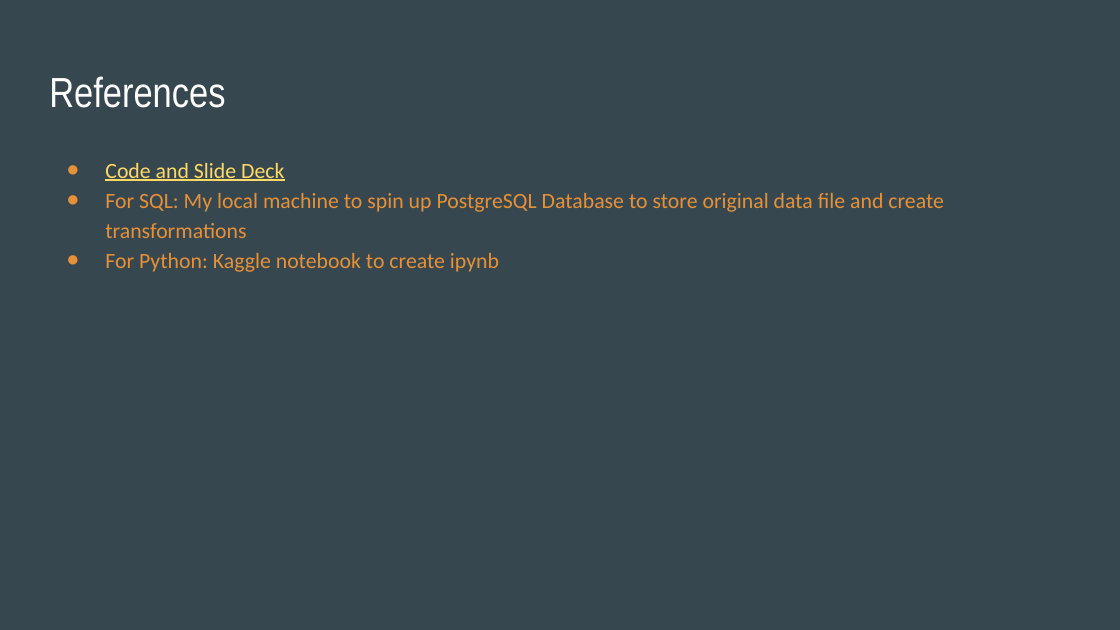
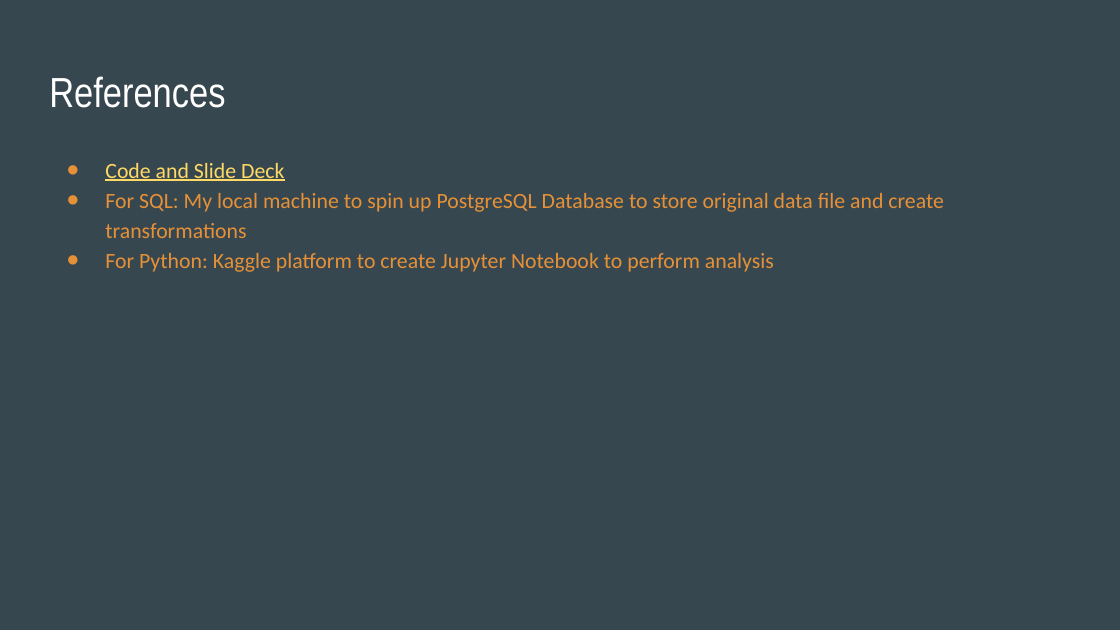
Before and after one commit to mindyng/Take-Homes, a slide deck: slide 14 of Welocalize/Senior_Data_Analyst/Welocalize Case Study Slide Deck.pptx. Drawn at 1120x630 pixels with LibreOffice and Linux fonts; fonts in the diff are those of the drawing. Boxes give left, top, right and bottom in pixels: in the first picture for what was removed or moved away, otherwise in the second. Text is boxed around its words. In the diff, an @@ line names an element or a change of style, - is before the commit and + after.

```diff
--- a/Welocalize/Senior_Data_Analyst/Welocalize Case Study Slide Deck.pptx
+++ b/Welocalize/Senior_Data_Analyst/Welocalize Case Study Slide Deck.pptx
@@ text at (x1=105, y1=253, x2=774, y2=272): text changed @@
-● For Python: Kaggle notebook to create ipynb
+● For Python: Kaggle platform to create Jupyter Notebook to perform analysis
```
